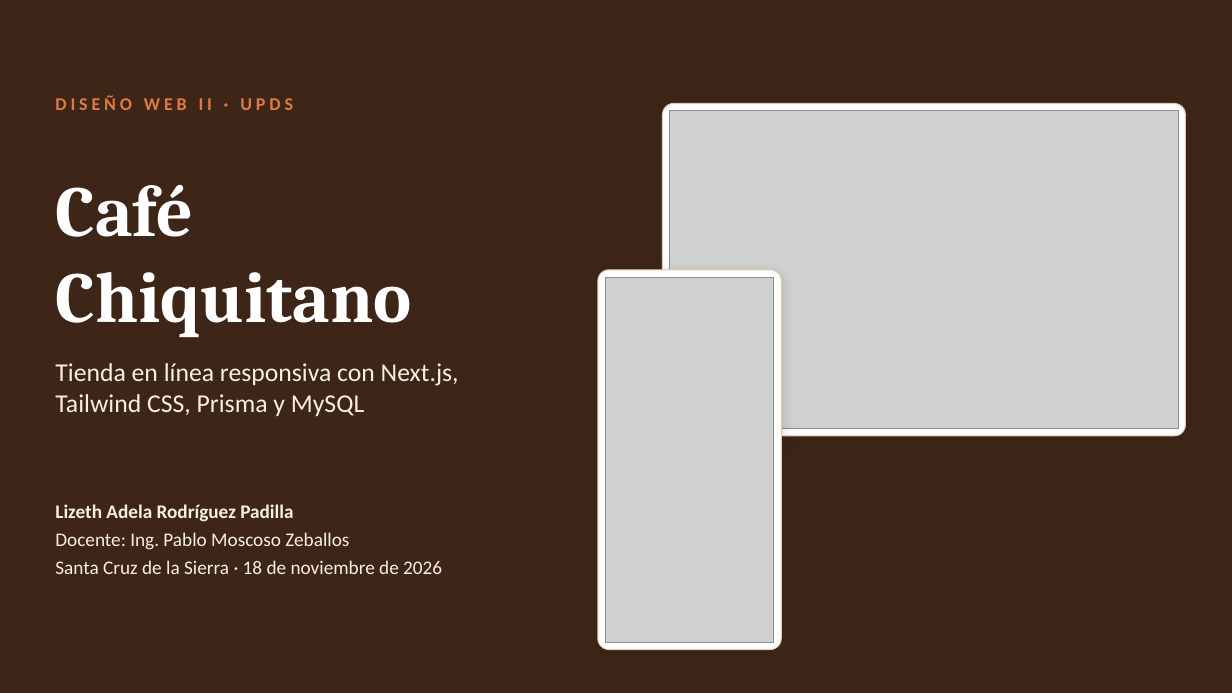
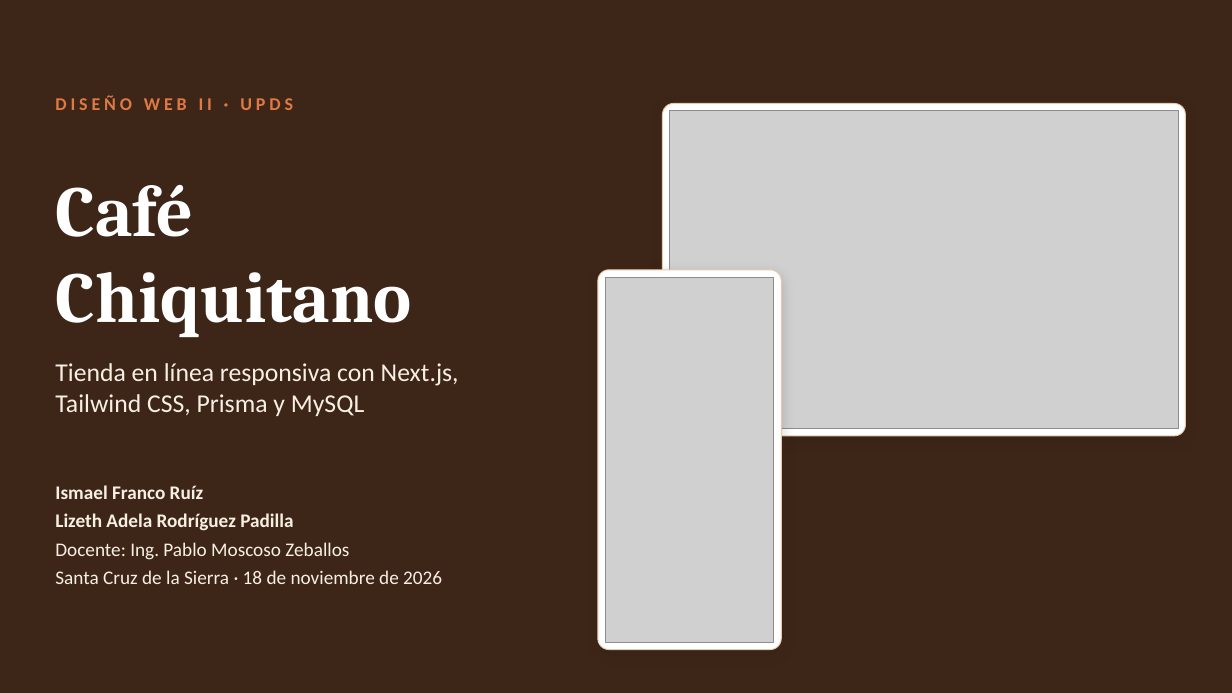
Before and after one commit to lixinrodriguez1-eng/mercado-justo-cruceno, a slide deck: slide 1 of informe/Presentacion_Cafe_Chiquitano.pptx. Drawn at 1232x693 pixels with LibreOffice and Linux fonts; fonts in the diff are those of the drawing; grey boxes stand for pictures. Boxes give left, top, right and bottom in pixels: in the first picture for what was removed or moved away, otherwise in the second. Text is boxed around its words. In the diff, an @@ line names an element or a change of style, - is before the commit and + after.

```diff
--- a/informe/Presentacion_Cafe_Chiquitano.pptx
+++ b/informe/Presentacion_Cafe_Chiquitano.pptx
@@ text at <box>55,485,203,499</box>: paragraph added @@
+Ismael Franco Ruíz
@@ text "Ismael Franco Ruíz": place and size @@
-text "Ismael Franco Ruíz" at <box>55,504,442,574</box>
+text "Ismael Franco Ruíz" at <box>55,485,442,584</box>
```
Also in this commit, not shown: 4 other files.
